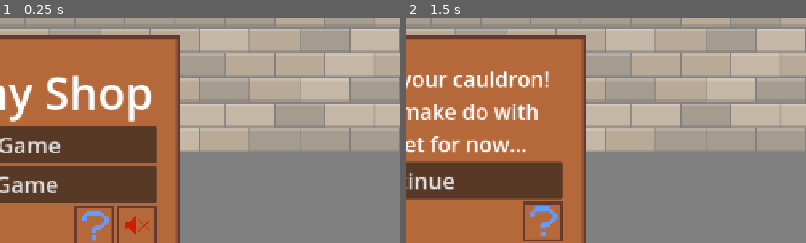
Above: before the commit, frames 1-2 (left to right).
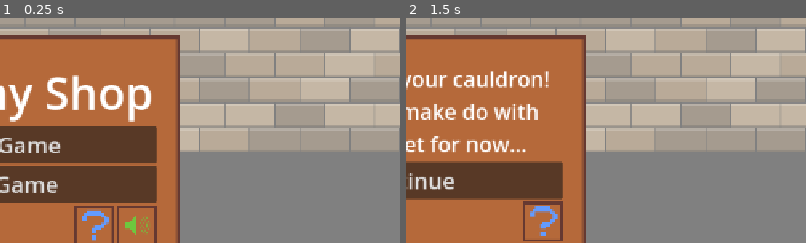
Above: after the commit, the same moments.

Repository: ivocoumans/JameGam52
Game: Godot game, scene res://scenes/title.tscn
The game is run twice, just before and just after one commit, with the same random seed, the same clock (stepped at 60 frames per second) and the same inputs.
Inputs:
- Up to frame 1 (0.25 s): no input
- Up to frame 2 (1.5 s): click "Start Game" at 0.5 s; click "Start Game" at 1.25 s
The pictures show only the part of the screen within x 50-100%, y 20-70%; the shares and areas given below are measured in that part.

The runs differ from the first frame. In frame 1, 0.2% of the frame differs, in the area x 31-38%, y 88-97%; in frame 2, nothing differs.

Commit message:
remove debug and print

Diff:
--- a/scenes/title.gd
+++ b/scenes/title.gd
@@ -5,8 +5,6 @@
 
 
 func _ready() -> void:
-	if OS.is_debug_build():
-		Audio.mute()
 	Audio.play_bgm_main()
 	_toggle_audio_buttons()
 
--- a/systems/audio.gd
+++ b/systems/audio.gd
@@ -75,12 +75,10 @@
 
 func _play_sfx(effect_name: String, volume_db: float = 0.0, pitch_variation: float = 0.2) -> void:
 	if not _sound_effects.has(effect_name):
-		print("Sound effect not found: ", effect_name)
 		return
 
 	var variants = _sound_effects[effect_name]
 	if variants.is_empty():
-		print("No audio found for sound effect: ", effect_name)
 		return
 
 	var sound = variants.pick_random()
@@ -126,7 +124,6 @@
 
 func _play_bgm(track_name: String, fade_in: bool = true, volume_db: float = 0.0) -> void:
 	if not _bgm_tracks.has(track_name):
-		print("BGM not found: ", track_name)
 		return
 
 	if _current_bgm == track_name and _music_player.playing:
